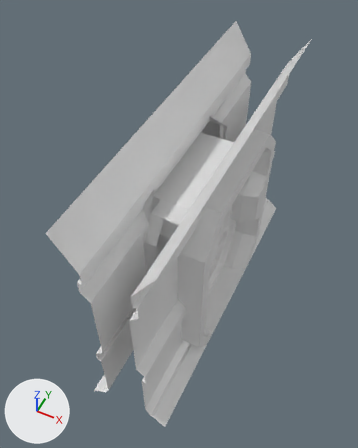
What one commit did to the FBX model Assets/Modules/Wall_Door.fbx.
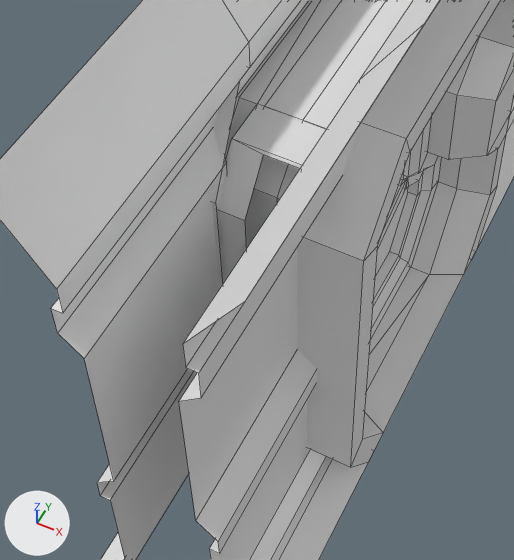
Each version appears first whole from a 50 mm lens placed at (1.1, -1.83, 5.99), pointed at (-0.72, 1.81, 1.44), and next in a close-up on the part from 16% to 74% of the width and 35% to 86% of the height. The lights are fixed; the arrows at lower left show +X, +Y and +Z. The last two pictures show the newer version. The close-ups show mesh edges as thin lines. Where no turn or scale is listed for an object, it has been applied to the vertices.

In view in the first close-up: 'Wall_Door', 'door_low'.
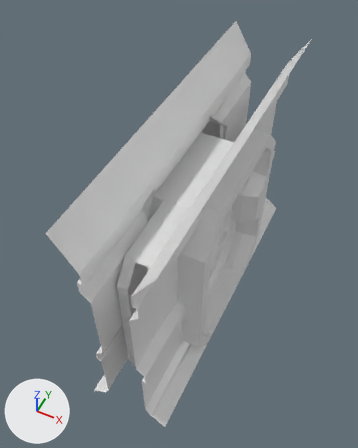
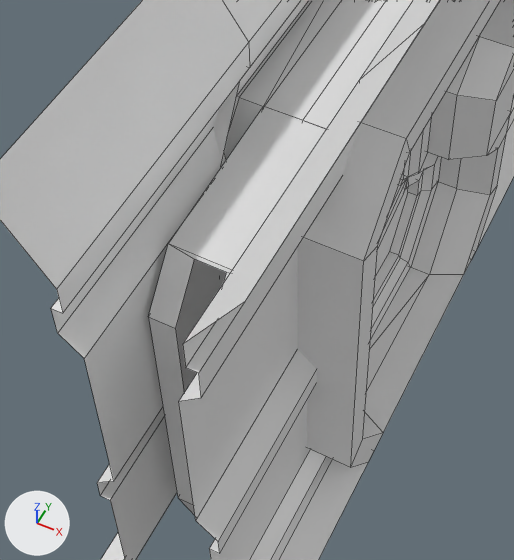
Commit message: updated wall asset

Where the change shows, as pixel boxes [x1, y1, x2, y2] in the close-ups (514 x 560 px; the box of a moved part takes in the faces that stretch with it):
part 1 of me_cube_017, moved or reshaped: before [212, 0, 429, 392]; after [149, 0, 429, 516]

Edits to the bpy script that builds the scene:
```text
Change me_cube_017:
    where me_cube_017.from_pydata(...)  # 232 vertices, 163 faces; spans x -1.0..0.0, y 0.0..4.0, z 0.0..3.0
    used by ob_wall_door; location = (0.0, 0.0, 0.0)
    before: 92 (-0.32, 1.4, 2.25), 93 (-0.32, 1.15, 2.0), 94 (-0.32, 1.15, 0.46), 95 (-0.32, 1.49, 0.0), 96 (-0.39, 1.15, 2.24)
    before: 97 (-0.28, 0.98, 2.0), 98 (-0.28, 0.98, 0.46), 99 (-0.39, 1.09, 0.01), 100 (-0.28, 1.17, 2.25), 101 (-0.28, 1.1, 0.0)
    before: 102 (-0.39, 0.98, 2.0), 103 (-0.39, 0.98, 0.46), 208 (-0.72, 1.4, 2.25) at pixel (257, 103), 209 (-0.72, 1.15, 2.0), 210 (-0.72, 1.15, 0.46)
    before: 211 (-0.72, 1.49, 0.0), 212 (-0.57, 1.15, 2.24) at pixel (263, 154), 213 (-0.72, 0.98, 2.0), 214 (-0.72, 0.98, 0.46), 215 (-0.57, 1.09, 0.01)
    before: 216 (-0.72, 1.17, 2.25) at pixel (231, 138), 217 (-0.72, 1.1, 0.0), 218 (-0.57, 0.98, 2.0) at pixel (244, 220), 219 (-0.57, 0.98, 0.46)
    me_cube_017 part 1
    add for i in [97, 98, 100, 101]: me_cube_017.vertices[i].co += Vector((-0.04, -0.6, 0.0))
    add for i in [*range(92, 96)]: me_cube_017.vertices[i].co += Vector((-0.03, 0.0, 0.0))
    add for i in [96, 99, 102, 103]: me_cube_017.vertices[i].co += Vector((-0.02, -0.6, 0.0))
    add for i in [212, 215, 218, 219]: me_cube_017.vertices[i].co += Vector((0.02, -0.6, 0.0))
    add for i in [*range(208, 212)]: me_cube_017.vertices[i].co += Vector((0.03, 0.0, 0.0))
    add for i in [213, 214, 216, 217]: me_cube_017.vertices[i].co += Vector((0.05, -0.6, 0.0))
    me_cube_017.vertices[222].co: (-0.68, 0.94, 2.09) -> (-0.7, 0.94, 2.09)  # pixel (215, 203) -> not seen
    me_cube_017.vertices[226].co: (-0.68, 0.94, 0.37) -> (-0.7, 0.94, 0.37)
```
